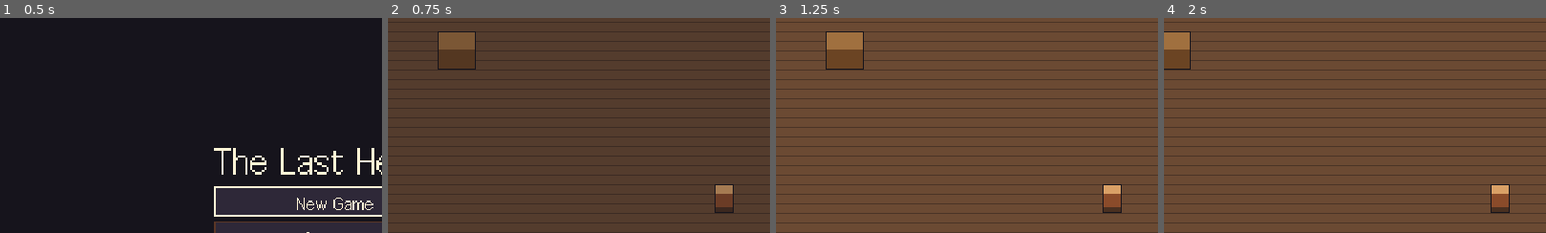
Above: before the commit, frames 1-4 (left to right).
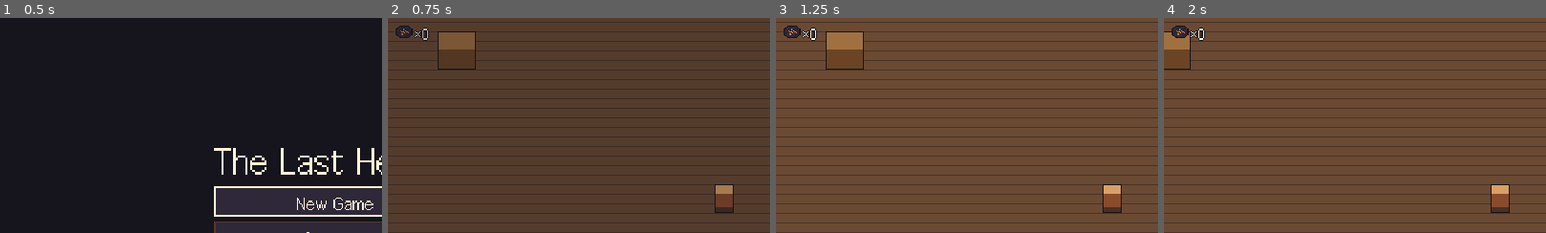
Above: after the commit, the same moments.

Repository: Nahidacute2710/TheLastHearth
Game: Godot game, scene res://scenes/main/main.tscn
Two runs of this game, one before a commit and one after it. Both use one fixed random seed, a clock stepped at 60 frames per second and the inputs below. Sound files missing from this copy of the repository are replaced by a short silence.
Inputs (mouse positions are % of the whole screen's width and height, from its top left):
- Up to frame 1 (0.5 s): no input
- Up to frame 2 (0.75 s): click "New Game" at 0.5 s
- Up to frame 3 (1.25 s): no input
- Up to frame 4 (2 s): tap Enter (ui_accept) at 1.25, 1.52 s; move the mouse to (72, 45) at 1.27 s; press the mouse at (72, 45) at 1.28 s; hold D (movement_right) from 1.28 s (still down); tap F at 1.55 s
The pictures show only the part of the screen within x 6-56%, y 5-55%; the shares and areas given below are measured in that part.

Frame 1 is identical in both runs. In frame 2, 0.4% of the frame differs, in the area x 2-11%, y 3-11%; in frame 3, 0.4%; in frame 4, 0.4%.

Commit message:
feat(mine): ember coal and coal veins
Co-Authored-By: Claude Opus 5.5 <noreply@anthropic.com>
Claude-Session: https://claude.ai/code/session_01FpMZkMPH9x2XWYNUcd4vQ7

Diff:
--- a/the-last-hearth/data/audio/sfx_library.tres
+++ b/the-last-hearth/data/audio/sfx_library.tres
@@ -9,6 +9,9 @@
 [ext_resource type="AudioStream" path="res://assets/audio/sfx/sfx_cook_done_placeholder.wav" id="7_cook_done"]
 [ext_resource type="AudioStream" path="res://assets/audio/sfx/sfx_coin_placeholder.wav" id="8_coin"]
 [ext_resource type="AudioStream" path="res://assets/audio/sfx/sfx_ui_click_placeholder.wav" id="9_ui_click"]
+[ext_resource type="AudioStream" path="res://assets/audio/sfx/sfx_ore_hit_placeholder.wav" id="10_ore_hit"]
+[ext_resource type="AudioStream" path="res://assets/audio/sfx/sfx_ore_break_placeholder.wav" id="11_ore_break"]
+[ext_resource type="AudioStream" path="res://assets/audio/sfx/sfx_hearth_kindle_placeholder.wav" id="12_hearth_kindle"]
 
 [resource]
 script = ExtResource("1_script")
@@ -20,6 +23,9 @@
 &"pickup": ExtResource("6_pickup"),
 &"cook_done": ExtResource("7_cook_done"),
 &"coin": ExtResource("8_coin"),
-&"ui_click": ExtResource("9_ui_click")
+&"ui_click": ExtResource("9_ui_click"),
+&"ore_hit": ExtResource("10_ore_hit"),
+&"ore_break": ExtResource("11_ore_break"),
+&"hearth_kindle": ExtResource("12_hearth_kindle")
 })
 volume_db = Dictionary[StringName, float]({})
--- /dev/null
+++ b/the-last-hearth/data/items/ember_coal.tres
@@ -0,0 +1,12 @@
+[gd_resource type="Resource" script_class="ItemData" format=3]
+
+[ext_resource type="Script" path="res://scripts/data/item_data.gd" id="1_script"]
+[ext_resource type="Texture2D" path="res://assets/items/itm_ember_coal_placeholder.png" id="2_icon"]
+
+[resource]
+script = ExtResource("1_script")
+id = &"ember_coal"
+name_key = &"ITEM_EMBER_COAL_NAME"
+icon = ExtResource("2_icon")
+max_stack = 40
+sell_price = 0
--- a/the-last-hearth/localization/translations.csv
+++ b/the-last-hearth/localization/translations.csv
@@ -62,3 +62,4 @@
 KEY_MOUSE_RIGHT,Right mouse,Chuột phải
 KEY_MOUSE_MIDDLE,Middle mouse,Chuột giữa
 KEY_MOUSE_OTHER,Mouse %d,Chuột %d
+ITEM_EMBER_COAL_NAME,Ember Coal,Than Hồng
--- a/the-last-hearth/scenes/characters/player.gd
+++ b/the-last-hearth/scenes/characters/player.gd
@@ -151,7 +151,9 @@
 
 
 func _on_attack_landed(hurtbox: HurtboxComponent) -> void:
-	EventBus.sfx_requested.emit(&"hit")
+	# The ore vein plays its own sounds (ore_hit / ore_break).
+	if hurtbox.hit_sfx == &"hit":
+		EventBus.sfx_requested.emit(&"hit")
 	attack_landed.emit(hurtbox)
 
 
--- a/the-last-hearth/scenes/dungeon/abandoned_mine.gd
+++ b/the-last-hearth/scenes/dungeon/abandoned_mine.gd
@@ -1,2 +1,36 @@
 extends Level
-## Abandoned Mine graybox. Behaviour comes from Level; enemies and loot are added in later milestones.
+## Abandoned Mine graybox. Four rooms (R1–R4), each with one possible coal vein spot.
+## Every visit keeps a random 2–3 of those veins, so the veins are always in different rooms.
+
+@export var min_veins: int = 2
+@export var max_veins: int = 3
+
+
+func _ready() -> void:
+	_choose_veins()
+	super._ready()
+
+
+func get_veins() -> Array[OreVein]:
+	var veins: Array[OreVein] = []
+	for child: Node in _entities.get_children():
+		var vein: OreVein = child as OreVein
+		if vein != null and not vein.is_queued_for_deletion():
+			veins.append(vein)
+	return veins
+
+
+func _choose_veins() -> void:
+	var spots: Array[OreVein] = get_veins()
+	var rng: RandomNumberGenerator = RandomNumberGenerator.new()
+	rng.randomize()
+	var keep: int = mini(rng.randi_range(min_veins, max_veins), spots.size())
+	# Fisher–Yates with our own rng, then drop the spots past `keep`.
+	for i: int in range(spots.size() - 1, 0, -1):
+		var j: int = rng.randi_range(0, i)
+		var swap: OreVein = spots[i]
+		spots[i] = spots[j]
+		spots[j] = swap
+	for i: int in range(keep, spots.size()):
+		_entities.remove_child(spots[i])
+		spots[i].queue_free()
--- a/the-last-hearth/scenes/dungeon/abandoned_mine.tscn
+++ b/the-last-hearth/scenes/dungeon/abandoned_mine.tscn
@@ -8,6 +8,7 @@
 [ext_resource type="PackedScene" path="res://scenes/enemies/hollow_miner.tscn" id="6_miner"]
 [ext_resource type="PackedScene" path="res://scenes/items/pickup.tscn" id="7_pickup"]
 [ext_resource type="Resource" path="res://data/items/cave_mushroom.tres" id="8_mushroom"]
+[ext_resource type="PackedScene" path="res://scenes/dungeon/ore_vein.tscn" id="9_vein"]
 
 [node name="AbandonedMine" type="Node2D"]
 script = ExtResource("1_script")
@@ -49,6 +50,22 @@
 [node name="MushroomR4" parent="Entities" instance=ExtResource("7_pickup")]
 position = Vector2(700, 660)
 item = ExtResource("8_mushroom")
+
+[node name="VeinR1" parent="Entities" instance=ExtResource("9_vein")]
+position = Vector2(330, 300)
+room = &"R1"
+
+[node name="VeinR2" parent="Entities" instance=ExtResource("9_vein")]
+position = Vector2(560, 300)
+room = &"R2"
+
+[node name="VeinR3" parent="Entities" instance=ExtResource("9_vein")]
+position = Vector2(330, 640)
+room = &"R3"
+
+[node name="VeinR4" parent="Entities" instance=ExtResource("9_vein")]
+position = Vector2(480, 560)
+room = &"R4"
 
 [node name="MinerR1_1" parent="Entities" instance=ExtResource("6_miner")]
 position = Vector2(300, 120)
--- /dev/null
+++ b/the-last-hearth/scenes/dungeon/ore_vein.gd
@@ -0,0 +1,69 @@
+class_name OreVein
+extends StaticBody2D
+## A coal vein in the mine. Solid like a rock; the pickaxe hits its own hurtbox (EnemyHurtbox layer,
+## so the player's weapon reaches it, but enemy attacks, which only look at PlayerHurtbox, never do).
+## Hitting a vein only damages the vein: it is not an enemy, emits no enemy signal and drops no enemy loot.
+## Breaks after a few hits and drops its loot (Ember Coal) as single pickups around it.
+
+const PICKUP_SCENE: PackedScene = preload("res://scenes/items/pickup.tscn")
+const FLASH_TIME: float = 0.08
+const SHAKE_PIXELS: float = 1.0
+## Random offset of the dropped pickups (px).
+const DROP_SCATTER: float = 10.0
+
+## What breaking the vein drops (Ember Coal 2–3).
+@export var loot: LootEntry
+## Room id (R1..R4) used to keep veins in different rooms.
+@export var room: StringName = &""
+
+var _flash_left: float = 0.0
+var _rng: RandomNumberGenerator = RandomNumberGenerator.new()
+
+@onready var _sprite: Sprite2D = %Sprite
+@onready var _health: HealthComponent = %Health
+@onready var _hurtbox: HurtboxComponent = %Hurtbox
+
+
+func _ready() -> void:
+	_rng.randomize()
+	_hurtbox.hurt.connect(_on_hurt)
+	_health.died.connect(_on_broken)
+
+
+func _process(delta: float) -> void:
+	if _flash_left <= 0.0:
+		return
+	_flash_left -= delta
+	if _flash_left <= 0.0:
+		_sprite.modulate = Color.WHITE
+		_sprite.position = Vector2.ZERO
+
+
+func get_hits_left() -> int:
+	return _health.current_health
+
+
+func is_broken() -> bool:
+	return _health.is_dead()
+
+
+func _on_hurt(_damage: int, knockback: Vector2, _source: Node2D) -> void:
+	_flash_left = FLASH_TIME
+	_sprite.modulate = Color(1.6, 1.3, 1.0)
+	_sprite.position = knockback.normalized() * SHAKE_PIXELS
+	if not _health.is_dead():
+		EventBus.sfx_requested.emit(&"ore_hit")
+
+
+func _on_broken() -> void:
+	EventBus.sfx_requested.emit(&"ore_break")
+	_hurtbox.set_deferred(&"monitorable", false)
+	var amount: int = loot.roll(_rng) if loot != null else 0
+	var parent: Node = get_parent()
+	for i: int in amount:
+		var pickup: Pickup = PICKUP_SCENE.instantiate() as Pickup
+		pickup.item = loot.item
+		pickup.count = 1
+		pickup.position = position + Vector2(_rng.randf_range(-DROP_SCATTER, DROP_SCATTER), _rng.randf_range(2.0, DROP_SCATTER))
+		parent.add_child.call_deferred(pickup)
+	queue_free()
--- /dev/null
+++ b/the-last-hearth/scenes/dungeon/ore_vein.tscn
@@ -0,0 +1,56 @@
+[gd_scene format=3]
+
+[ext_resource type="Script" path="res://scenes/dungeon/ore_vein.gd" id="1_script"]
+[ext_resource type="Texture2D" path="res://assets/environments/mine/env_coal_vein_placeholder.png" id="2_sprite"]
+[ext_resource type="Script" path="res://scripts/components/health_component.gd" id="3_health"]
+[ext_resource type="Script" path="res://scripts/components/hurtbox_component.gd" id="4_hurtbox"]
+[ext_resource type="Script" path="res://scripts/data/loot_entry.gd" id="5_loot"]
+[ext_resource type="Resource" path="res://data/items/ember_coal.tres" id="6_coal"]
+
+[sub_resource type="Resource" id="Resource_coal_drop"]
+script = ExtResource("5_loot")
+item = ExtResource("6_coal")
+chance = 1.0
+min_count = 2
+max_count = 3
+
+[sub_resource type="RectangleShape2D" id="RectangleShape2D_base"]
+size = Vector2(24, 10)
+
+[sub_resource type="RectangleShape2D" id="RectangleShape2D_hurt"]
+size = Vector2(26, 20)
+
+[node name="OreVein" type="StaticBody2D"]
+collision_layer = 1
+collision_mask = 0
+script = ExtResource("1_script")
+loot = SubResource("Resource_coal_drop")
+
+[node name="SpriteRoot" type="Node2D" parent="."]
+position = Vector2(0, -16)
+
+[node name="Sprite" type="Sprite2D" parent="SpriteRoot"]
+unique_name_in_owner = true
+texture = ExtResource("2_sprite")
+
+[node name="BodyShape" type="CollisionShape2D" parent="."]
+position = Vector2(0, -5)
+shape = SubResource("RectangleShape2D_base")
+
+[node name="Health" type="Node" parent="."]
+unique_name_in_owner = true
+script = ExtResource("3_health")
+max_health = 3
+
+[node name="Hurtbox" type="Area2D" parent="." node_paths=PackedStringArray("health")]
+unique_name_in_owner = true
+collision_layer = 16
+collision_mask = 0
+monitoring = false
+script = ExtResource("4_hurtbox")
+health = NodePath("../Health")
+hit_sfx = &"ore_hit"
+
+[node name="CollisionShape2D" type="CollisionShape2D" parent="Hurtbox"]
+position = Vector2(0, -10)
+shape = SubResource("RectangleShape2D_hurt")
--- a/the-last-hearth/scenes/main/debug_tools.gd
+++ b/the-last-hearth/scenes/main/debug_tools.gd
@@ -3,12 +3,14 @@
 ## F1: toggle EN/VI · F2: go to the mine · F3: go to the tavern
 ## F4: heal to full · F9: kill the player · F10: spawn a Hollow Miner next to the player · F11: toggle god mode
 ## Shift+F1: +5 Cave Mushroom in the bag · Shift+F2: +5 in the stash · Shift+F3: next day · Shift+F4: +50 gold
-## Shift+F9: delete the save file
+## Shift+F9: delete the save file · Shift+F10: +10 Ember Coal in the stash
 
 const MINER_SCENE: PackedScene = preload("res://scenes/enemies/hollow_miner.tscn")
 const SPAWN_OFFSET: Vector2 = Vector2(40.0, 0.0)
 const MUSHROOM: ItemData = preload("res://data/items/cave_mushroom.tres")
+const EMBER_COAL: ItemData = preload("res://data/items/ember_coal.tres")
 const DEBUG_ITEM_AMOUNT: int = 5
+const DEBUG_COAL_AMOUNT: int = 10
 const DEBUG_GOLD_AMOUNT: int = 50
 
 
@@ -68,6 +70,8 @@
 		KEY_F9:
 			SaveManager.delete_save()
 			print("Debug: save deleted (%s)" % SaveManager.get_save_path())
+		KEY_F10:
+			GameState.stash.add(EMBER_COAL, DEBUG_COAL_AMOUNT)
 
 
 func _get_player() -> Player:
--- a/the-last-hearth/scenes/ui/hud.gd
+++ b/the-last-hearth/scenes/ui/hud.gd
@@ -1,6 +1,6 @@
 extends Control
 ## Minimal HUD: health pips (top-left; pips from the food buff are drawn in another colour) and the
-## Cave Mushroom count in the bag. No words, so nothing to translate.
+## Cave Mushroom and Ember Coal counts in the bag. No words, so nothing to translate.
 
 const PIP_SIZE: Vector2 = Vector2(7.0, 7.0)
 const PIP_GAP: float = 2.0
@@ -12,6 +12,8 @@
 
 ## Item counted next to the icon (Cave Mushroom in the MVP).
 @export var tracked_item: ItemData
+## Second counted item (Ember Coal, VS-E1).
+@export var coal_item: ItemData
 
 var current_health: int = 0
 var max_health: int = 0
@@ -20,6 +22,8 @@
 
 @onready var _item_icon: TextureRect = %ItemIcon
 @onready var _item_count: Label = %ItemCount
+@onready var _coal_icon: TextureRect = %CoalIcon
+@onready var _coal_count: Label = %CoalCount
 
 
 func _ready() -> void:
@@ -28,11 +32,16 @@
 	buff_pips = GameState.max_health_buff
 	GameState.bag.changed.connect(_refresh_item_count)
 	_item_icon.texture = tracked_item.icon if tracked_item != null else null
+	_coal_icon.texture = coal_item.icon if coal_item != null else null
 	_refresh_item_count()
 
 
 func get_item_count_text() -> String:
 	return _item_count.text
+
+
+func get_coal_count_text() -> String:
+	return _coal_count.text
 
 
 func _draw() -> void:
@@ -49,6 +58,8 @@
 func _refresh_item_count() -> void:
 	var amount: int = GameState.bag.count_of(tracked_item) if tracked_item != null else 0
 	_item_count.text = "×%d" % amount
+	var coal: int = GameState.bag.count_of(coal_item) if coal_item != null else 0
+	_coal_count.text = "×%d" % coal
 
 
 func _on_player_health_changed(current: int, maximum: int) -> void:
--- a/the-last-hearth/scenes/ui/hud.tscn
+++ b/the-last-hearth/scenes/ui/hud.tscn
@@ -2,17 +2,19 @@
 
 [ext_resource type="Script" path="res://scenes/ui/hud.gd" id="1_script"]
 [ext_resource type="Resource" path="res://data/items/cave_mushroom.tres" id="2_mushroom"]
+[ext_resource type="Resource" path="res://data/items/ember_coal.tres" id="3_coal"]
 
 [node name="HUD" type="Control"]
 layout_mode = 3
 anchors_preset = 0
 offset_left = 8.0
 offset_top = 8.0
-offset_right = 108.0
+offset_right = 140.0
 offset_bottom = 34.0
 mouse_filter = 2
 script = ExtResource("1_script")
 tracked_item = ExtResource("2_mushroom")
+coal_item = ExtResource("3_coal")
 
 [node name="ItemIcon" type="TextureRect" parent="."]
 unique_name_in_owner = true
@@ -32,3 +34,22 @@
 offset_bottom = 25.0
 auto_translate_mode = 2
 theme_type_variation = &"HudLabel"
+
+[node name="CoalIcon" type="TextureRect" parent="."]
+unique_name_in_owner = true
+layout_mode = 0
+offset_left = 36.0
+offset_top = 11.0
+offset_right = 52.0
+offset_bottom = 27.0
+mouse_filter = 2
+
+[node name="CoalCount" type="Label" parent="."]
+unique_name_in_owner = true
+layout_mode = 0
+offset_left = 53.0
+offset_top = 13.0
+offset_right = 93.0
+offset_bottom = 25.0
+auto_translate_mode = 2
+theme_type_variation = &"HudLabel"
--- a/the-last-hearth/scripts/audio/sfx_library.gd
+++ b/the-last-hearth/scripts/audio/sfx_library.gd
@@ -6,6 +6,7 @@
 ## Ids the game plays. A test checks that each one has a stream.
 const IDS: Array[StringName] = [
 	&"swing", &"hit", &"enemy_windup", &"dodge", &"pickup", &"cook_done", &"coin", &"ui_click",
+	&"ore_hit", &"ore_break", &"hearth_kindle",
 ]
 
 @export var sounds: Dictionary[StringName, AudioStream] = {}
--- a/the-last-hearth/scripts/components/hurtbox_component.gd
+++ b/the-last-hearth/scripts/components/hurtbox_component.gd
@@ -7,6 +7,8 @@
 signal hurt(damage: int, knockback: Vector2, source: Node2D)
 
 @export var health: HealthComponent
+## Sound the attacker plays when its hit lands here (an ore vein clinks instead of the flesh hit).
+@export var hit_sfx: StringName = &"hit"
 
 ## Debug god mode: never takes damage, independent of i-frames.
 var debug_invulnerable: bool = false
--- a/the-last-hearth/scripts/data/item_db.gd
+++ b/the-last-hearth/scripts/data/item_db.gd
@@ -7,6 +7,7 @@
 	&"rusty_pickaxe": "res://data/items/rusty_pickaxe.tres",
 	&"cave_mushroom": "res://data/items/cave_mushroom.tres",
 	&"mushroom_stew": "res://data/items/mushroom_stew.tres",
+	&"ember_coal": "res://data/items/ember_coal.tres",
 }
 
 
--- /dev/null
+++ b/the-last-hearth/tests/test_ore_vein.gd
@@ -0,0 +1,165 @@
+extends "res://tests/test_case.gd"
+## VS-E1: Ember Coal and coal veins in the mine.
+
+const COAL_PATH: String = "res://data/items/ember_coal.tres"
+const MINE_SCENE: String = "res://scenes/dungeon/abandoned_mine.tscn"
+const MINER_SCENE: String = "res://scenes/enemies/hollow_miner.tscn"
+const PICKAXE_PATH: String = "res://data/items/rusty_pickaxe.tres"
+
+
+func _state() -> Node:
+	return tree.root.get_node("GameState")
+
+
+func _coal() -> Resource:
+	return load(COAL_PATH)
+
+
+func _veins(in_level: Node) -> Array[Node]:
+	var found: Array[Node] = []
+	for child: Node in in_level.get_node("Entities").get_children():
+		if child is OreVein and not child.is_queued_for_deletion():
+			found.append(child)
+	return found
+
+
+func _go_to_mine_without_miners() -> void:
+	await start_main()
+	router().call("go_to", &"dungeon", &"entrance")
+	await wait(0.8)
+	for child: Node in level().get_node("Entities").get_children():
+		if child.name.begins_with("Miner"):
+			child.queue_free()
+	player().call("set_god_mode", true)
+	_state().call("equip_weapon", load(PICKAXE_PATH))
+	await wait_physics(2)
+
+
+## Swings at the vein from its left until it breaks or `max_swings` runs out. Returns the swings used.
+func _mine(vein: Node2D, max_swings: int) -> int:
+	player().global_position = vein.global_position + Vector2(-18, 0)
+	player().reset_physics_interpolation()
+	await wait_physics(2)
+	var swings: int = 0
+	while is_instance_valid(vein) and not vein.is_queued_for_deletion() and swings < max_swings:
+		player().call("attack_towards", Vector2.RIGHT)
+		swings += 1
+		await wait(0.45)
+	return swings
+
+
+func test_ember_coal_item() -> void:
+	var coal: Resource = _coal()
+	check_eq(coal.get("id"), &"ember_coal", "id ember_coal")
+	check_eq(ItemDB.get_item(&"ember_coal"), coal, "listed in ItemDB")
+	check(not bool(coal.get("is_quest_item")), "not a quest item (lost on death like mushrooms)")
+	check_eq(tr(coal.get("name_key")), "Ember Coal", "translated name")
+
+
+func test_every_vein_spot_is_reachable_and_in_its_own_room() -> void:
+	var mine: Node2D = (load(MINE_SCENE) as PackedScene).instantiate() as Node2D
+	mine.set("min_veins", 4)
+	mine.set("max_veins", 4)
+	tree.root.add_child(mine)
+	await tree.process_frame
+	var walls: TileMapLayer = mine.get_node("Walls") as TileMapLayer
+	var rooms: Array[StringName] = []
+	for vein: Node in _veins(mine):
+		var at: Vector2 = (vein as Node2D).global_position
+		for offset: Vector2 in [Vector2.ZERO, Vector2(-12, 0), Vector2(12, 0), Vector2(0, -16), Vector2(-24, 0)]:
+			var cell: Vector2i = walls.local_to_map(walls.to_local(at + offset))
+			check_eq(walls.get_cell_source_id(cell), -1, "%s (and the spot to mine it from) is not in a wall" % vein.name)
+		rooms.append(vein.get("room"))
+	check_eq(rooms.size(), 4, "one vein spot per room")
+	for room: StringName in rooms:
+		check_eq(rooms.count(room), 1, "room %s has one spot" % room)
+	mine.queue_free()
+	await tree.process_frame
+
+
+func test_each_visit_has_two_or_three_veins_in_different_rooms() -> void:
+	await start_main()
+	var counts: Array[int] = []
+	for visit: int in 4:
+		router().call("go_to", &"dungeon", &"entrance")
+		await wait(0.8)
+		var veins: Array[Node] = _veins(level())
+		counts.append(veins.size())
+		check(veins.size() >= 2 and veins.size() <= 3, "2–3 veins (got %d)" % veins.size())
+		var rooms: Array = veins.map(func(v: Node) -> StringName: return v.get("room"))
+		for room: Variant in rooms:
+			check_eq(rooms.count(room), 1, "veins are in different rooms")
+		router().call("go_to", &"tavern", &"cellar_door")
+		await wait(0.8)
+
+
+func test_three_swings_break_the_vein_and_drop_two_or_three_coal() -> void:
+	await _go_to_mine_without_miners()
+	var vein: Node2D = _veins(level())[0] as Node2D
+	var vein_at: Vector2 = vein.global_position
+	var played: Array[StringName] = main.find_child("Audio", true, false).get("played")
+	played.clear()
+	player().global_position = vein_at + Vector2(-18, 0)
+	await wait_physics(2)
+	player().call("attack_towards", Vector2.RIGHT)
+	await wait(0.45)
+	check_eq(vein.call("get_hits_left"), 2, "one swing takes one hit")
+	check(played.has(&"ore_hit"), "ore_hit sound on a hit")
+	check(not played.has(&"hit"), "no flesh hit sound on the vein")
+	var swings: int = 1 + await _mine(vein, 5)
+	check_eq(swings, 3, "the vein breaks on the third swing")
+	check(played.has(&"ore_break"), "ore_break sound")
+	await wait_physics(3)
+	var coal_on_floor: int = 0
+	for child: Node in level().get_node("Entities").get_children():
+		if child is Pickup and child.get("item") == _coal():
+			coal_on_floor += int(child.get("count"))
+	check(coal_on_floor >= 2 and coal_on_floor <= 3, "2–3 Ember Coal dropped (got %d)" % coal_on_floor)
+	# Walk over the drops: they go to the bag and the HUD counts them.
+	for child: Node in level().get_node("Entities").get_children():
+		if is_instance_valid(child) and child is Pickup and child.get("item") == _coal():
+			player().global_position = (child as Node2D).global_position
+			await wait_physics(4)
+	check_eq(_state().get("bag").call("count_of", _coal()), coal_on_floor, "coal is in the bag")
+	var hud: Node = main.find_child("HUD", true, false)
+	check_eq(hud.call("get_coal_count_text"), "×%d" % coal_on_floor, "HUD counts the coal")
+
+
+func test_mining_never_hurts_or_triggers_enemies() -> void:
+	await _go_to_mine_without_miners()
+	var vein: Node2D = _veins(level())[0] as Node2D
+	var deaths: Array[int] = [0]
+	var on_death: Callable = func(_data: Resource, _at: Vector2) -> void: deaths[0] += 1
+	EventBus.enemy_died.connect(on_death)
+	# A miner right behind the player (outside the swing) while the player mines.
+	var miner: CharacterBody2D = (load(MINER_SCENE) as PackedScene).instantiate() as CharacterBody2D
+	level().call("add_enemy", miner, vein.global_position + Vector2(-40, 0))
+	var miner_health: HealthComponent = miner.get_node("Health") as HealthComponent
+	await _mine(vein, 5)
+	check_eq(miner_health.current_health, miner_health.max_health, "the miner took no damage")
+	check_eq(deaths[0], 0, "breaking a vein is not an enemy death (no enemy loot)")
+	EventBus.enemy_died.disconnect(on_death)
+	# Enemy attacks only look at the player hurtbox layer, never at a vein.
+	var hitbox_mask: int = (miner.get_node("AttackPivot/AttackHitbox") as Area2D).collision_mask
+	var vein_scene: Node = (load("res://scenes/dungeon/ore_vein.tscn") as PackedScene).instantiate()
+	var vein_layer: int = (vein_scene.get_node("Hurtbox") as Area2D).collision_layer
+	check_eq(hitbox_mask & vein_layer, 0, "enemy hitbox cannot hit a vein")
+	vein_scene.free()
+
+
+func test_coal_follows_bag_rules() -> void:
+	await start_main()
+	var coal: Resource = _coal()
+	router().call("go_to", &"dungeon", &"entrance")
+	await wait(0.8)
+	_state().get("bag").call("add", coal, 3)
+	router().call("go_to", &"tavern", &"cellar_door")
+	await wait(0.8)
+	check_eq(_state().get("stash").call("count_of", coal), 3, "safe return stores the coal")
+	router().call("go_to", &"dungeon", &"entrance")
+	await wait(0.8)
+	_state().get("bag").call("add", coal, 2)
+	player().get("_health").call("take_damage", 999)
+	await wait(1.6)
+	check_eq(_state().get("bag").call("count_of", coal), 0, "death loses the coal in the bag")
+	check_eq(_state().get("stash").call("count_of", coal), 3, "the stash keeps its coal")
Not shown, added: the-last-hearth/assets/audio/sfx/sfx_hearth_kindle_placeholder.wav.import
Not shown, added: the-last-hearth/assets/audio/sfx/sfx_ore_break_placeholder.wav.import
Not shown, added: the-last-hearth/assets/audio/sfx/sfx_ore_hit_placeholder.wav.import
Binary file added: the-last-hearth/assets/effects/vfx_hearth_flame_placeholder.png
Not shown, added: the-last-hearth/assets/effects/vfx_hearth_flame_placeholder.png.import
Binary file added: the-last-hearth/assets/effects/vfx_light_radial_placeholder.png
Not shown, added: the-last-hearth/assets/effects/vfx_light_radial_placeholder.png.import
Binary file added: the-last-hearth/assets/environments/mine/env_coal_vein_placeholder.png
Not shown, added: the-last-hearth/assets/environments/mine/env_coal_vein_placeholder.png.import
Binary file added: the-last-hearth/assets/environments/tavern/env_fireplace_placeholder.png
Not shown, added: the-last-hearth/assets/environments/tavern/env_fireplace_placeholder.png.import
Binary file added: the-last-hearth/assets/items/itm_ember_coal_placeholder.png
(and 8 more such lines)
